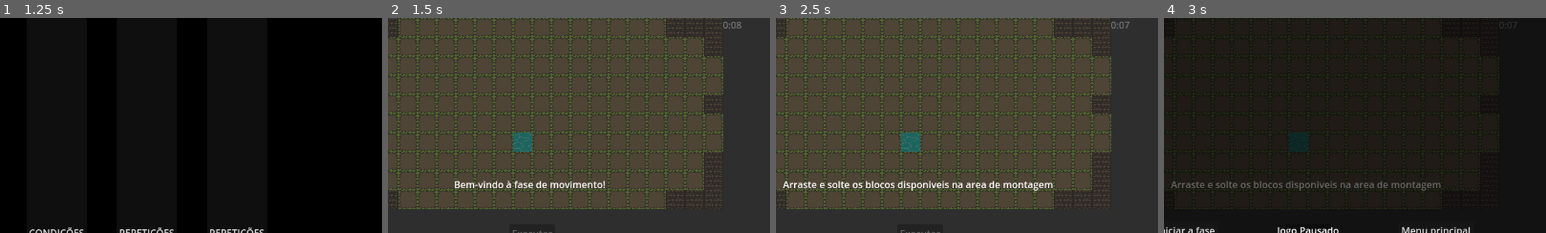
Above: before the commit, frames 1-4 (left to right).
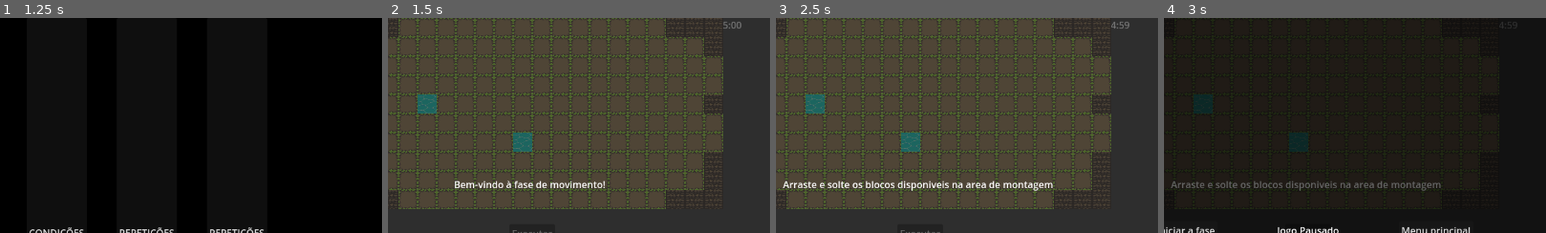
Above: after the commit, the same moments.

Repository: MusgoNato/TCC
Game: Godot game, scene res://scenes/menu.tscn
Two runs of this game, one before a commit and one after it. Both use one fixed random seed, a clock stepped at 60 frames per second and the inputs below. The engine's default icon, where the game draws it, is replaced by a stand-in: a white triangle on a blue panel in a dark square.
Inputs (mouse positions are % of the whole screen's width and height, from its top left):
- Up to frame 1 (1.25 s): click "Começar Jogo" at 0.5 s
- Up to frame 2 (1.5 s): click "MOVIMENTO" at 1.25 s
- Up to frame 3 (2.5 s): click "Executar" at 2 s
- Up to frame 4 (3 s): tap Enter (pausar) at 2.75 s; move the mouse to (72, 45) at 2.77 s; hold W (up) from 2.78 s (still down); tap D (rigth) at 2.85 s
The pictures show only the part of the screen within x 31-81%, y 0-50%; the shares and areas given below are measured in that part.

Frame 1 is identical in both runs. In frame 2, 0.5% of the frame differs, in the area x 7-93%, y 2-45%; in frame 3, 0.5%, in the area x 7-93%, y 1-45%; in frame 4, less than 0.1%.

Commit message:
Updates
feat:
- Adicionado gerenciamento de múltiplos checkpoints no mundo do jogo;
- Adicionado reinicialização automática do último checkpoint a ser alcançado.

Agora na fase de movimento (1 fase) ao alcançar um checkpoint válido, o tile é armazenado, caso o jogador faça um percurso que não caia sobre um outro checkpoint válido, a posição do jogador é reiniciada para o último checkpoint armazenado.

Diff:
--- a/tcc/scenes/percurso.tscn
+++ b/tcc/scenes/percurso.tscn
@@ -190,7 +190,7 @@
 script = ExtResource("1_m6etg")
 
 [node name="TileMapLayer" type="TileMapLayer" parent="."]
-tile_map_data = PackedByteArray("AAAAAAAABAADAAsAAAAAAAEABAA …(1659 unchanged characters)… QABAADAAMAAAADAAQABAADAAMAAAAEAAQABAADAAMAAAAFAAQABAADAAMAAAAGAAQABAADAAMAAAAHAAQ …(1439 unchanged characters)…
+tile_map_data = PackedByteArray("AAAAAAAABAADAAsAAAAAAAEABAA …(1659 unchanged characters)… QABAADAAMAAAADAAQABAADAAMAAAAEAAQABAADAA8AAAAFAAQABAADAAMAAAAGAAQABAADAAMAAAAHAAQ …(1439 unchanged characters)…
 tile_set = SubResource("TileSet_dqsfb")
 
 [node name="player" parent="." instance=ExtResource("5_2rbpy")]
--- a/tcc/scripts/bloco.gd
+++ b/tcc/scripts/bloco.gd
@@ -1,12 +1,12 @@
 class_name Bloco extends TextureRect
 
-var estaNaAreaDisponivel = true
-var arrastando = false
+var estaNaAreaDisponivel: bool = true
+var arrastando: bool = false
 var of = Vector2(0,0)
 
 # Essas variaveis serao carregadas dinamicamente atraves do json
-var bloco_id = -1
-var tipo = ""
+var bloco_id: int = -1
+var tipo: String = ""
 
 # Carrega a cena em uma variavel
 @export var blocoPadrao = preload("res://scenes/bloco.tscn")
--- a/tcc/scripts/janela_percurso.gd
+++ b/tcc/scripts/janela_percurso.gd
@@ -9,97 +9,47 @@
 var processando_blocos: bool = false
 var tile_size: Vector2
 
+# Verificacao para o checkpoint
+var checkpoints: Array[Vector2i] = []
+var ultimo_checkpoint_tile: Vector2i
+var cont_chekpoints: int = 0
+
 # O tamanho do tile é 32x32
 # Para que seja centralizado o movimento do jogador de acordo com o tile, y
-const OFFSET_TILE_CENTRALIZADO = 16
-const TAM_TILE_MUNDO = 32
-const POSICAO_X_INICIAL_JOGADOR = TAM_TILE_MUNDO * 6
+const OFFSET_TILE_CENTRALIZADO: int = 16
+const TAM_TILE_MUNDO: int = 32
+const POSICAO_X_INICIAL_JOGADOR: int = TAM_TILE_MUNDO * 6
+const QUANT_CHECKPOINT: int = 2
 
 func _ready():
 	player.position = Vector2.ZERO
 
 	# Tamanho do tile map layer como um todo
 	tile_size = Vector2(tile_map_layer.tile_set.tile_size)
-	#print("Tile size: ", tile_size)
 
 	# Pega o tamanho como um retangulo
 	var used = tile_map_layer.get_used_rect()
-	#print("Used rect: ", used)
-	#print("Used rect position: ", used.position)
-	#print("Used rect size: ", used.size)
-	#print("Used rect end: ", used.end)
 
 	# Calcula a linha do meio do tile map layer (Posicao inicial do personagem)
 	var linha_meio = used.position.y + int(used.size.y / 2)
 	celula_tile = Vector2i(0, linha_meio-1) # -1 para encaixar 5 corretamente
-	#print("Starting tile: ", celula_tile)
 
 	# Calcula a posicao com base no tile map layer, canto superior direito
 	var tile_position = tile_map_layer.map_to_local(celula_tile)
-	#print("Tile position (top-left): ", tile_position)
 
 	# Calculo do centro do tile
 	tile_position.x -= OFFSET_TILE_CENTRALIZADO
 	tile_position.y += OFFSET_TILE_CENTRALIZADO
 
+	# Centraliza a posicao do jogador ao centro do tile
 	var centro = tile_position + (tile_size / 2)
-	#print("Calculated center: ", centro)
 
-	# Centraliza a posicao do jogador ao centro do tile
+	# Definindo posicao inicial do jogador e checkpoint inicial
 	player.position = centro
-	#print("Player position: ", player.position)
+	ultimo_checkpoint_tile = celula_tile
 
-func _process(delta: float) -> void:
-	delta = delta
-	pass
-
-	## Handle input for static movement
-	#var direction := Vector2i.ZERO
-	#if Input.is_action_just_pressed("rigth"):  # Fixed typo from "rigth"
-		#player.animation_player.flip_h = false
-		#direction = Vector2i(1, 0)
-		#player.animation_player.play("dir")
-	#elif Input.is_action_just_pressed("left"):
-		#direction = Vector2i(-1, 0)
-		#player.animation_player.flip_h = true
-		#player.animation_player.play("esq")
-	#elif Input.is_action_just_pressed("up"):
-		#direction = Vector2i(0, -1)
-		#player.animation_player.play("up")
-	#elif Input.is_action_just_pressed("down"):
-		#direction = Vector2i(0, 1)
-		#player.animation_player.play("down")
-	#
-	#if direction != Vector2i.ZERO:
-		## Calculate new tile position
-		#var new_tile = celula_tile + direction
-		#
-		## Check if the new tile is within the tile map bounds
-		#var used_rect = tile_map_layer.get_used_rect()
-		## Limites da tela do percurso
-		#var is_valid = (new_tile.x >= used_rect.position.x and
-						#new_tile.x < used_rect.position.x + used_rect.size.x and
-						#new_tile.y >= used_rect.position.y - 1 and
-						#new_tile.y < used_rect.position.y - 1 + used_rect.size.y)
-		##print("Attempting move to: ", new_tile, " Valid: ", is_valid)
-		#
-		#if is_valid:
-			#celula_tile = new_tile
-			#
-			## Calcula a posicao global para o tile
-			#var nova_pos = tile_map_layer.map_to_local(celula_tile)
-			#nova_pos += tile_size / 2
-			#nova_pos.x -= OFFSET_TILE_CENTRALIZADO
-			#nova_pos.y += OFFSET_TILE_CENTRALIZADO
-			##print("Moving to tile: ", celula_tile, " World position: ", nova_pos)
-#
-			## Move o jogador
-			#var tween = create_tween()
-			#tween.tween_property(player, "position", nova_pos, 0.2)
-			#await tween.finished
-			#
-		#else:
-			#print("Move blocked: Tile ", new_tile, " is outside used_rect: ", used_rect)
+	# Definicao dos checkpoints com base na fase
+	configurar_checkpoints(1)
 
 func _on_envia_blocos_percurso(blocos):
 	blocos = blocos
@@ -154,9 +104,38 @@
 			print("Movimento ignorado, fora dos limites: ", novo_tile)
 
 	processando_blocos = false
+
 	var posicao_jogador_celula = tile_map_layer.local_to_map(player.position)
-	var tile_checkpoint = tile_map_layer.get_cell_tile_data(posicao_jogador_celula)
-	print("Tile checkpoint: ", tile_checkpoint)
-	print(tile_checkpoint.get_custom_data("checkpoint"))
-	if tile_checkpoint != null and tile_checkpoint.get_custom_data("checkpoint"):
-		print("Checkpoint alcançado!")
+	if not verificar_checkpoint_alcancado(posicao_jogador_celula):
+		print("Nenhum checkpoint alcançado, reiniciando...")
+		await get_tree().create_timer(0.5).timeout
+		reiniciar_para_ultimo_checkpoint()
+
+func configurar_checkpoints(fase: int):
+	checkpoints.clear()
+	match fase:
+		1:
+			checkpoints.append(Vector2i(4, 4))
+		_:
+			print("Fase sem configuração")
+
+func verificar_checkpoint_alcancado(tile: Vector2i) -> bool:
+	var tile_data = tile_map_layer.get_cell_tile_data(tile)
+	if tile_data != null and tile_data.get_custom_data("checkpoint"):
+		if not checkpoints.has(tile):
+			checkpoints.append(tile)
+		ultimo_checkpoint_tile.x = tile.x
+		ultimo_checkpoint_tile.y = tile.y - 1
+		cont_chekpoints += 1
+		print("Checkpoint alcançado! Total: ", cont_chekpoints)
+		return true
+	return false
+
+func reiniciar_para_ultimo_checkpoint():
+	celula_tile = ultimo_checkpoint_tile
+	print(ultimo_checkpoint_tile)
+	var pos = tile_map_layer.map_to_local(celula_tile) + tile_size / 2
+	pos.x -= OFFSET_TILE_CENTRALIZADO
+	pos.y += OFFSET_TILE_CENTRALIZADO
+	player.position = pos
+	print("Reiniciado no checkpoint: ", celula_tile)
--- a/tcc/scripts/montagem.gd
+++ b/tcc/scripts/montagem.gd
@@ -1,6 +1,7 @@
 class_name Montagem extends HBoxContainer
 
-const MAX_BLOCOS = 3
+# Para nao quebrar a area de montagem no maximo podem ser 13 blocos colocados
+const MAX_BLOCOS = 13
 
 # Por mais que apareca como aviso na pilha de erros, tem de ser declarado para que se consiga conectar os sinais
 signal mensagem_solicitada(texto: String)
--- a/tcc/scripts/temporizador_fase.gd
+++ b/tcc/scripts/temporizador_fase.gd
@@ -10,7 +10,7 @@
 @onready var texto: Label = $Pause_FimJogo/LayerPause_FimJogo/Pause_Fim_de_Jogo/VBoxContainer/HBoxContainer/Texto
 
 # Tempo de cada fase (8 = 8 segundos, 300 = 5 minutos), valor esta em segundos
-var tempo_restante: int = 8
+var tempo_restante: int = 300
 
 func _ready():
 	# Inicia o timer para contar a cada 1 segundo
